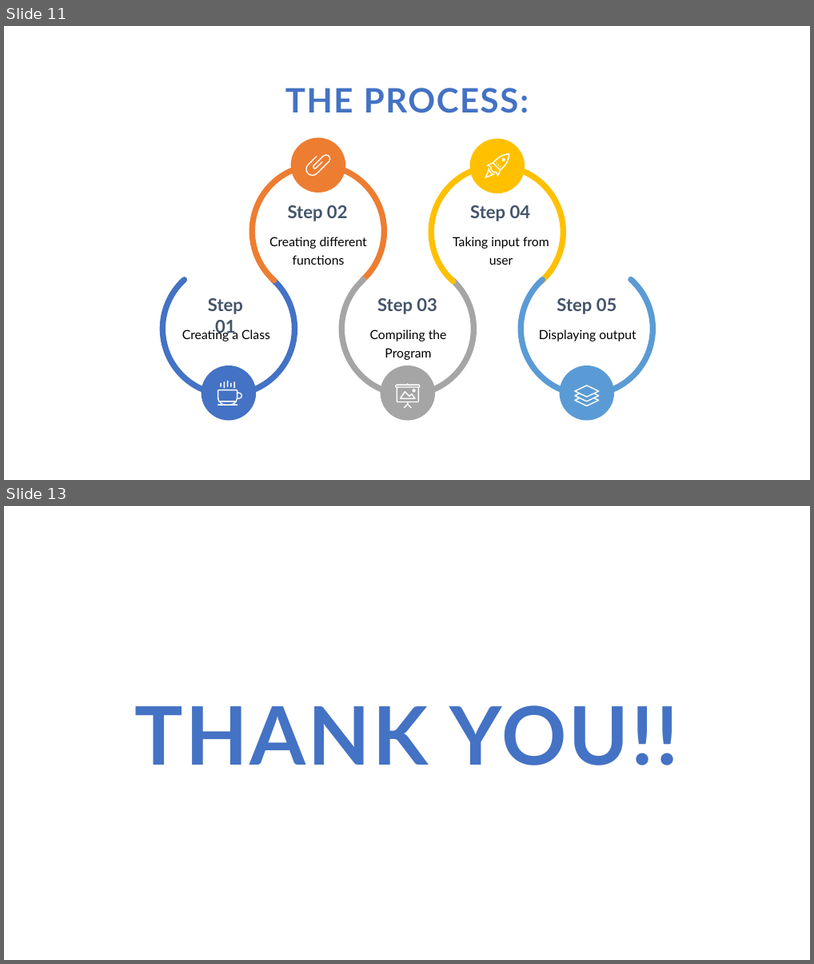
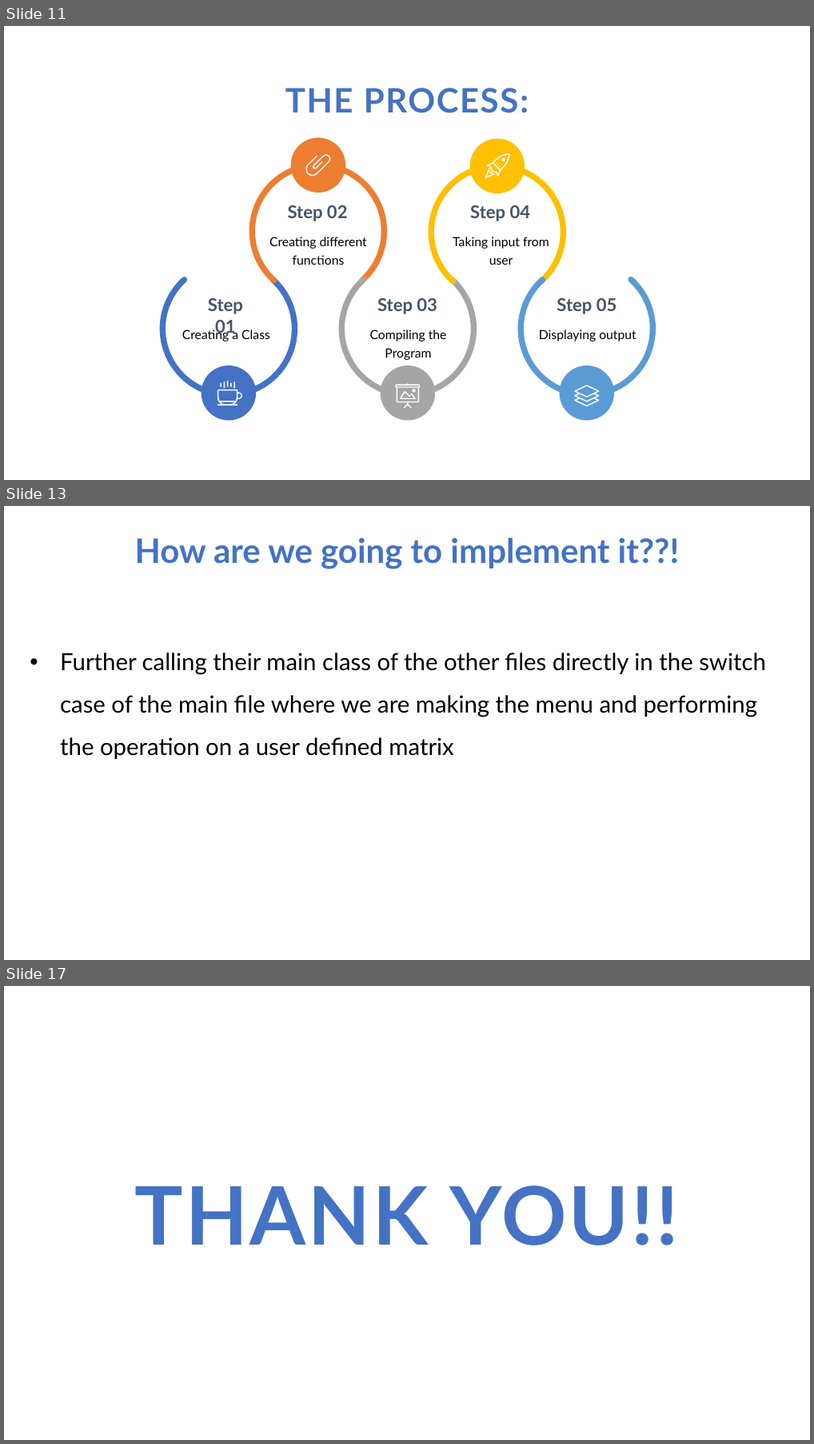
Before and after one commit to MaviyaQureshi/MPR, a slide deck: Presentation.pptx. Shown one above the other, each under a label of ours: slides 11 and 13 before the commit, slides 11, 13 and 17 after it; the slides between them are not shown. The pictures are 814x964 and 814x1444 pixels, drawn with LibreOffice and Linux fonts; fonts in the diff are those of the drawing. Boxes give left, top, right and bottom in pixels: in the first picture for what was removed or moved away, otherwise in the second. Text is boxed around its words. In the diff, an @@ line names an element or a change of style, - is before the commit and + after.

```diff
--- a/Presentation.pptx
+++ b/Presentation.pptx
@@ slide 13 added at (x1=4, y1=506, x2=810, y2=960), background #FFFFFF @@
@@ text added at (x1=135, y1=538, x2=680, y2=569), 40 pt, text #4472C4, bold @@
+How are we going to implement it??!
@@ text added at (x1=60, y1=652, x2=766, y2=759), 28 pt, text #000000 @@
+• Further calling their main class of the other files directly in the switch case of the main file where we are making the menu and performing the operation on a user defined matrix
@@ what was slide 13 is now slide 17 @@
```
Also in this commit, not shown: 4 slides changed, 3 other slides added, 7 other files.
